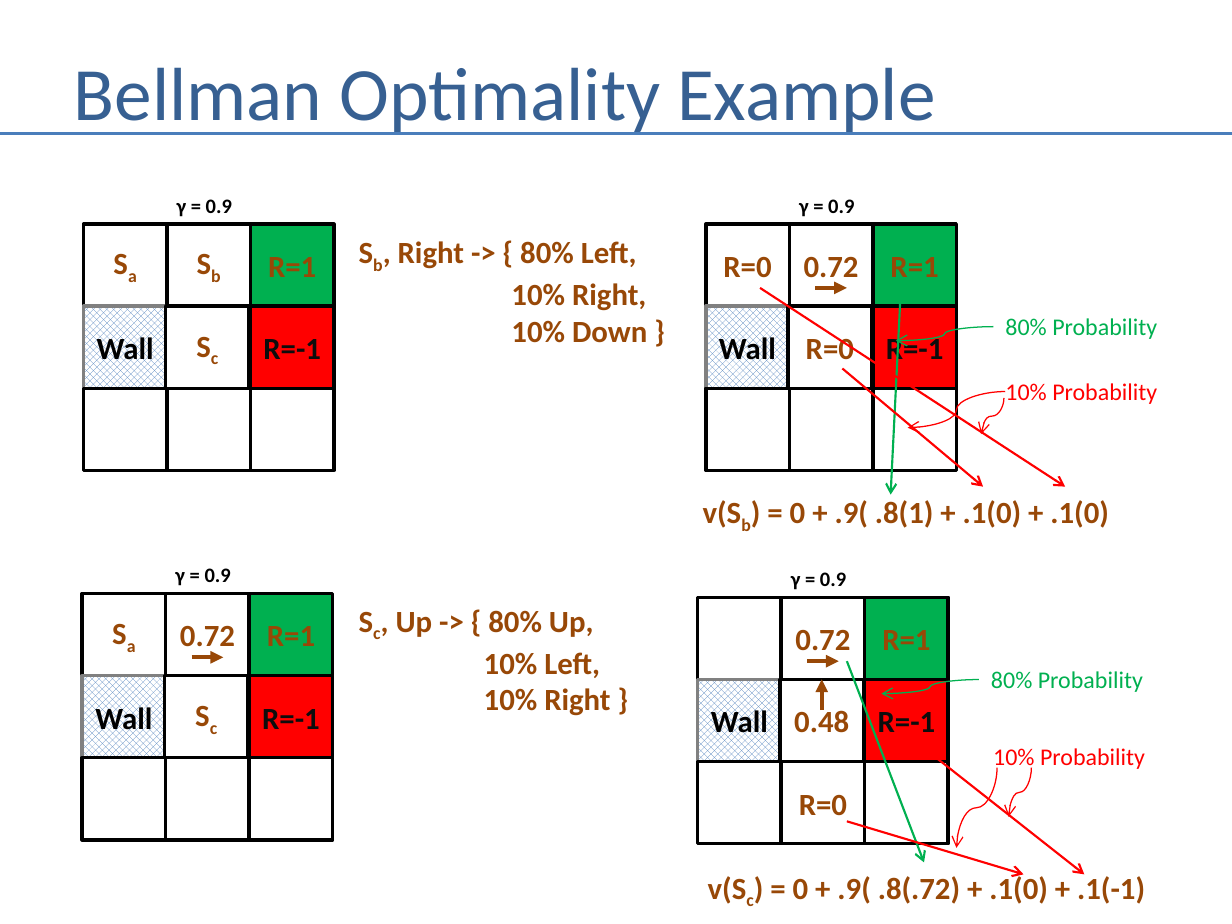
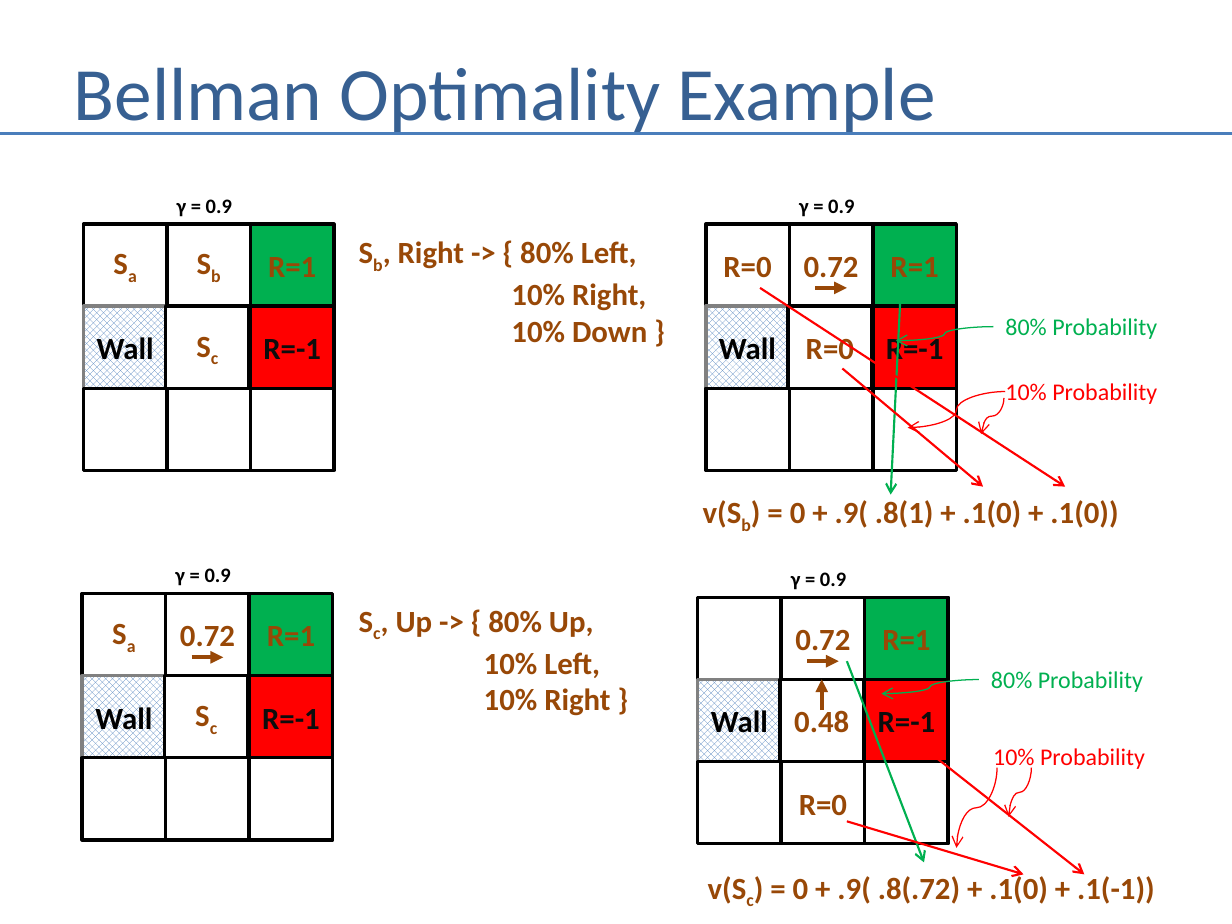
Before and after one commit to andrewferlitsch/Portland-Data-Science-Group, a slide deck: slide 11 of Presentations/AI - Bellman Intro.pptx. Drawn at 1232x924 pixels with LibreOffice and Linux fonts; fonts in the diff are those of the drawing. Boxes give left, top, right and bottom in pixels: in the first picture for what was removed or moved away, otherwise in the second. Text is boxed around its words. In the diff, an @@ line names an element or a change of style, - is before the commit and + after.

```diff
--- a/Presentations/AI - Bellman Intro.pptx
+++ b/Presentations/AI - Bellman Intro.pptx
@@ text at box(703, 500, 1118, 528): text changed @@
-v(Sb) = 0 + .9( .8(1) + .1(0) + .1(0)
+v(Sb) = 0 + .9( .8(1) + .1(0) + .1(0))
@@ text at box(708, 873, 1155, 904): text changed @@
-v(Sc) = 0 + .9( .8(.72) + .1(0) + .1(-1)
+v(Sc) = 0 + .9( .8(.72) + .1(0) + .1(-1))
```
Also in this commit, not shown: 1 other slide changed, 2 other files.
